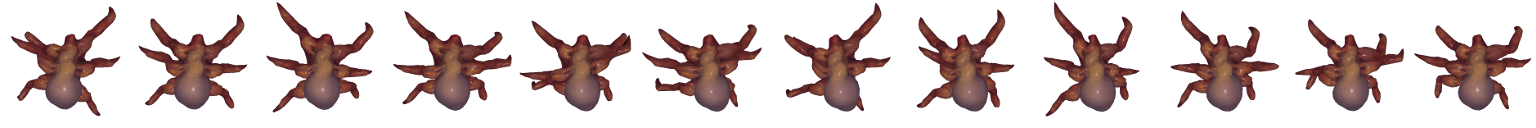
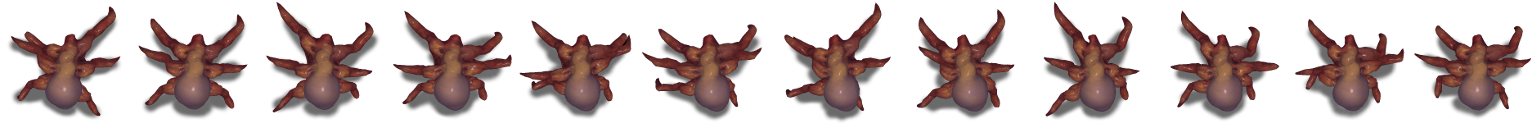
Comparing the layer stacks of the two 1536 × 128 images. Changes:
added layer "Shadow" over (x1=7, y1=12, x2=1523, y2=123)
